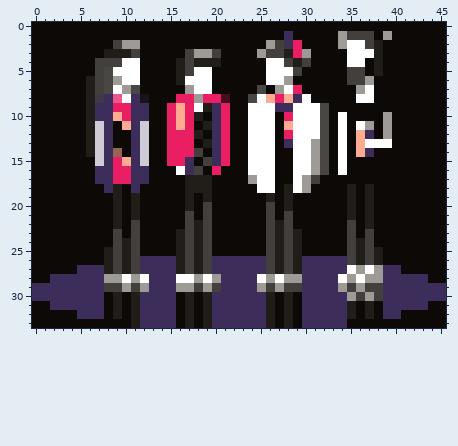
Two states of a pixel-art sprite, zajnal.png. Above is the file before it was changed.
The file is 46x34 pixels. Colours within 5 levels of each other are drawn and written as one.
The same view after the edit:
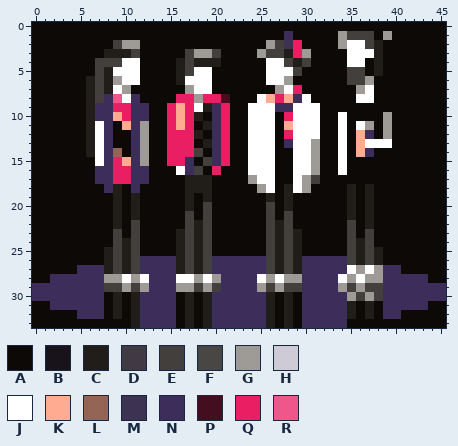
Palette (. is transparent): A #0c0906  B #18121b  C #211e19  D #413a44  E #423f3c  F #494744  G #9e9a96  H #cecad6  J #ffffff  K #ffab91  L #946554  M #3e3252  N #3d2d5a  P #430e1d  Q #e91e63  R #ef568a
The edit:
@@ x 5..34 @@
  4 AAEEEJJAAAACECCCAAAAAJJECEAAAA
- 5 AAEFJJJAAAACEJJAAAAAAJJJEAAAAA
- 6 ACEFGJJAAAACJJJAAAAAAJJGAAAAAA
- 7 ACEFJGFAAAAAGJJAAAAAFAGJQAAAAA
- 8 ACDNRJNBAAAQQGQQPAAFJKQKNJAAAA
- 9 ACNNQQNNAAQKQJCNQAAJJJNNJJJFAA
-10 ACNNKQNNAAQKQCANQAAJJJAQJJJFAJ
-11 ACHNAKNHAAQKQACNQAAJJJAKJJJFAJ
-12 ACHNAANHAAQQQCANQAAJJJAQJJJFAJ
-13 ACHNAANHAAQQQACNQAAJJJANJJGFAJ
-14 ACHNLANHAAQQQEANQAAJJJAAJJGFAJ
-15 AAHNQKNHAAQQNAENQAAJJJAAJJGFAJ
-16 AANNQQNNAAAJNEAQAAAJJJAAJJGFAJ
+ 5 AAECJJJAAAACEJJAAAAAAJJJEAAAAA
+ 6 ACECGJJAAAACJJJAAAAAAJJGAAAAAA
+ 7 ACECJGAAAAAAGJJAAAAAAAGJQAAAAA
+ 8 ACENRJNAAAAQQGQQPAAAJKQKNJAAAA
+ 9 ACNNQQNNAAQKQJCNQAAJJJNNJJJAAA
+10 ACNNKQNNAAQKQCANQAAJJJAQJJJAAJ
+11 ACJNAKNGAAQKQACNQAAJJJAKJJJAAJ
+12 ACJNAANGAAQQQCANQAAJJJAQJJJAAJ
+13 ACJNAANGAAQQQACNQAAJJJANJJGAAJ
+14 ACJNLANGAAQQQEANQAAJJJAAJJGAAJ
+15 AAJNQKNGAAQQNAENQAAJJJAAJJGAAJ
+16 AANNQQNNAAAJNEAQAAAJJJAAJJGAAJ
 17 AANNQQNNAAAACCCAAAAGJJAAJGEAAA
-18 AAANCANAAAAACCCAAAAAJJACJGAAAA
+18 AAANCANAAAAACCCAAAAAGJACJGAAAA
 19 AAAACACAAAAACACAAAAAACACAAAAAA
Pixel boxes of the changes (left, top, right, bottom) in both pictures:
changed: (95, 67, 149, 166)
changed: (248, 85, 266, 103)
changed: (320, 103, 329, 175)
changed: (257, 184, 266, 193)
